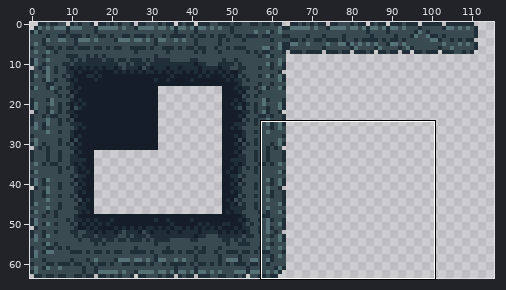
Pixel-art file, stored at modules/levels/assets/tileset.aseprite. The first picture is a wide view before the edit; the outline marks the close-up.
Close-up. Old version:
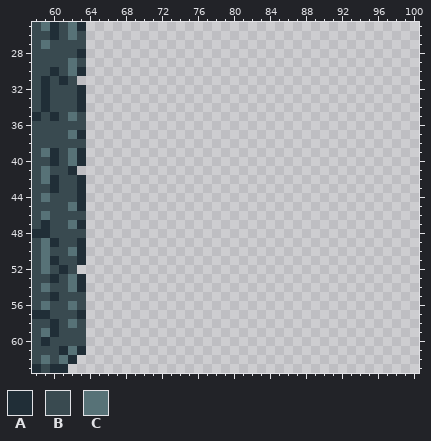
128x64 pixels, 1 frame. Shown: x 58..100, y 25..63. The wide view leaves out empty margins. The commit also changed other parts of the picture, which this record leaves out.
Palette (. is transparent): A #202e37  B #394a50  C #577277
Pixels before, first column x 58:
25 BCABCA
26 BBABCB
27 BCBBBB
28 BBBBBA
29 BBBBCB
30 BBABCA
31 BABAB.
32 BABBBA
33 BABBBA
34 BABBBA
35 ABABCB
36 BBBBBB
37 BBBBCA
38 BBBBBB
39 BCABCA
40 BBABCA
41 BCBBA.
42 BCABBA
43 BBABBA
44 BCBBBA
45 BBBBCA
46 BCBBBB
47 BABBCA
48 AABBBB
49 BCABBA
50 BCBBCA
51 BCABBA
52 BCBAB.
53 BBABCA
54 BCBBCA
55 BBABBB
56 BCBBCB
57 AABBBA
58 BBABCB
59 BCABBB
60 BABBBB
61 BBBACA
62 BCBCA.
63 ABAA..
The same view after the edit:
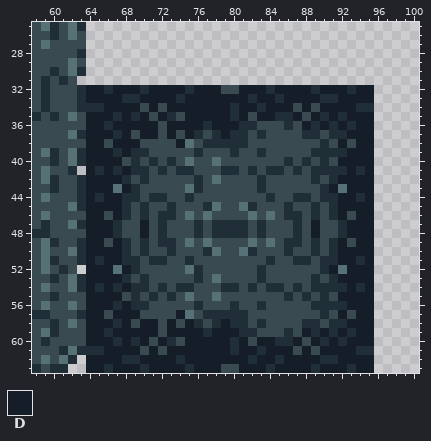
Colours new in this view: D #151d28
Edits made:
y 32: x 64..95 ................................ -> DDADDDADDDDADDDBBDDDADDDDADDDADD
y 33: x 64..95 ................................ -> DDDDAADDDDADDDDDDDADDADDDDAADDDD
y 34: x 64..95 ................................ -> AADDDDBDBDDDDDDDADDADDDBDBDDDDAA
y 35: x 64..95 ................................ -> DDDADADBDABDDDDDADBDDAADBDADADDD
y 36: x 64..95 ................................ -> DDADDDDDBDDDDADDDAABBBABDADADADD
y 37: x 64..95 ................................ -> DDDADBDDBDBDABADAABABBBBAABAADDD
y 38: x 64..95 ................................ -> DDBDDDBBBBDCBAAAAABBBBBBBBABDBDD
y 39: x 64..95 ................................ -> DDDADAABBBBBABBBABBABBBBBAAAADDD
y 40: x 64..95 ................................ -> DDDDBABABABCBBCBBBBBBBABABABDDDD
y 41: x 64..95 ................................ -> DADADAABABAABBBAABABAABABAAAADAD
y 42: x 64..95 ................................ -> DDDDABABBBBBABCBBBBABBBBBABADDDD
y 43: x 64..95 ................................ -> DDDCDABBBBBCABBBBBBABBBBBBADCDDD
y 44: x 64..95 ................................ -> DADDAABAABBABBBBBBBBABBAABAADDAD
y 45: x 64..95 ................................ -> DDDDABABBABBBACBBCABBBABBABADDDD
y 46: x 64..95 ................................ -> DDBDABABAABCBCBBBBCBCBAABABADBDD
y 47..48: x 64..95 ................................ -> DDDABBDBABBBABAAAABABBBABDBBADDD
y 49: x 64..95 ................................ -> DDBDABABAABCBCBBBBCBCBAABABADBDD
y 50: x 64..95 ................................ -> DDDDABABBABBBACBBCABBBABBABADDDD
y 51: x 64..95 ................................ -> DADDAABAABBABBBBBBBBABBAABAADDAD
y 52: x 64..95 ................................ -> DDDCDABBBBBCABBBBBBABBBBBBADCDDD
y 53: x 64..95 ................................ -> DDDDABABBBBBABCBBBBABBBBBABADDDD
y 54: x 64..95 ................................ -> DADADAABABAABBBAABABAABABAAAADAD
y 55: x 64..95 ................................ -> DDDDBABABABCBBCBBBBBBBABABABDDDD
y 56: x 64..95 ................................ -> DDDADAABBBBBABBBABBABBBBBAAAADDD
y 57: x 64..95 ................................ -> DDBDDDBBBBDCBAAAAABBBBBBBBABDBDD
y 58: x 64..95 ................................ -> DDDADBDDBDBDABADAABABBBBAABAADDD
y 59: x 64..95 ................................ -> DDADDDDDBDDDDADDDAABBBABDADADADD
y 60: x 64..95 ................................ -> DDDADADBDABDDDDDADBDDAADBDADADDD
y 61: x 64..95 ................................ -> AADDDDBDBDDDDDDDADDADDDBDBDDDDAA
y 62: x 64..95 ................................ -> DDDDAADDDDADDDDDDDADDADDDDAADDDD
y 63: x 64..95 ................................ -> DDADDDADDDDADDDBBDDDADDDDADDDADD
